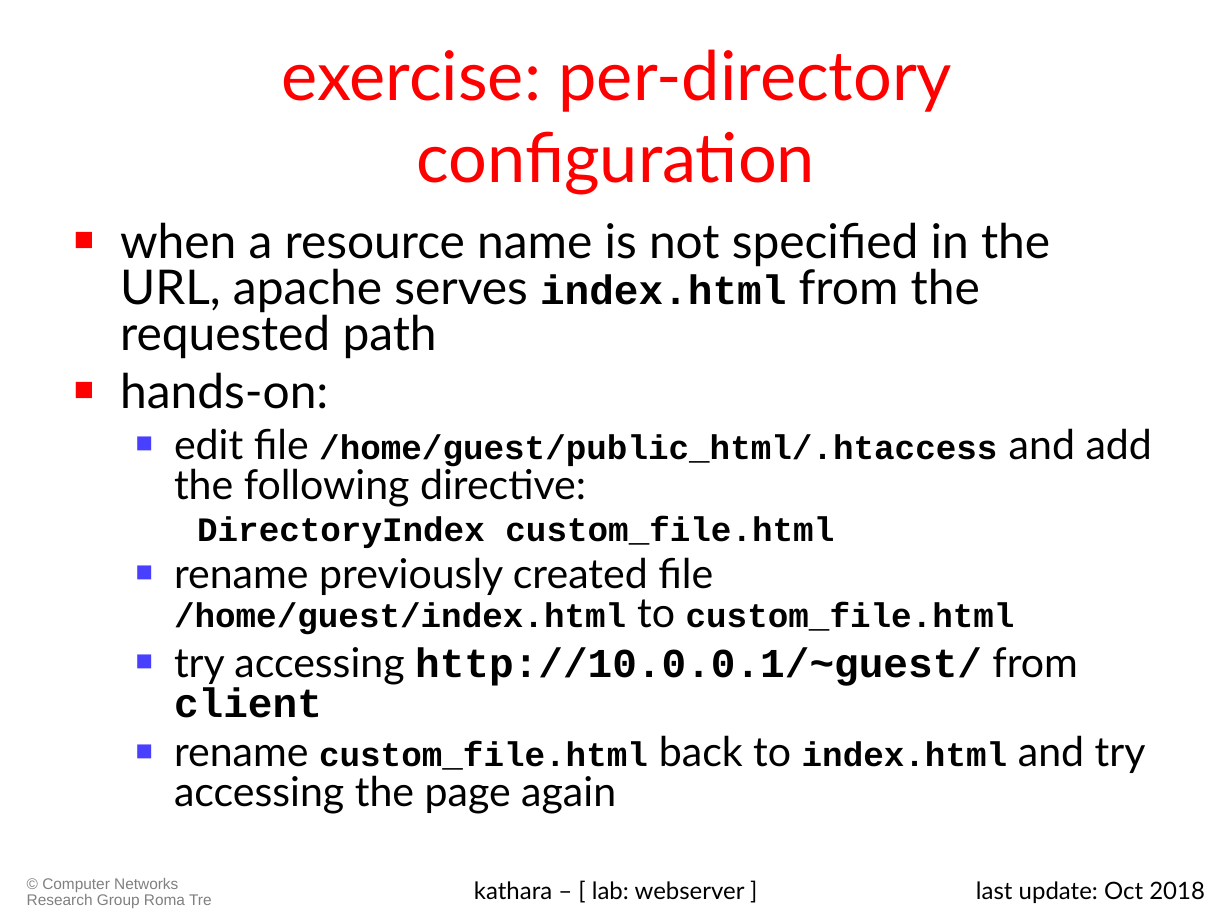
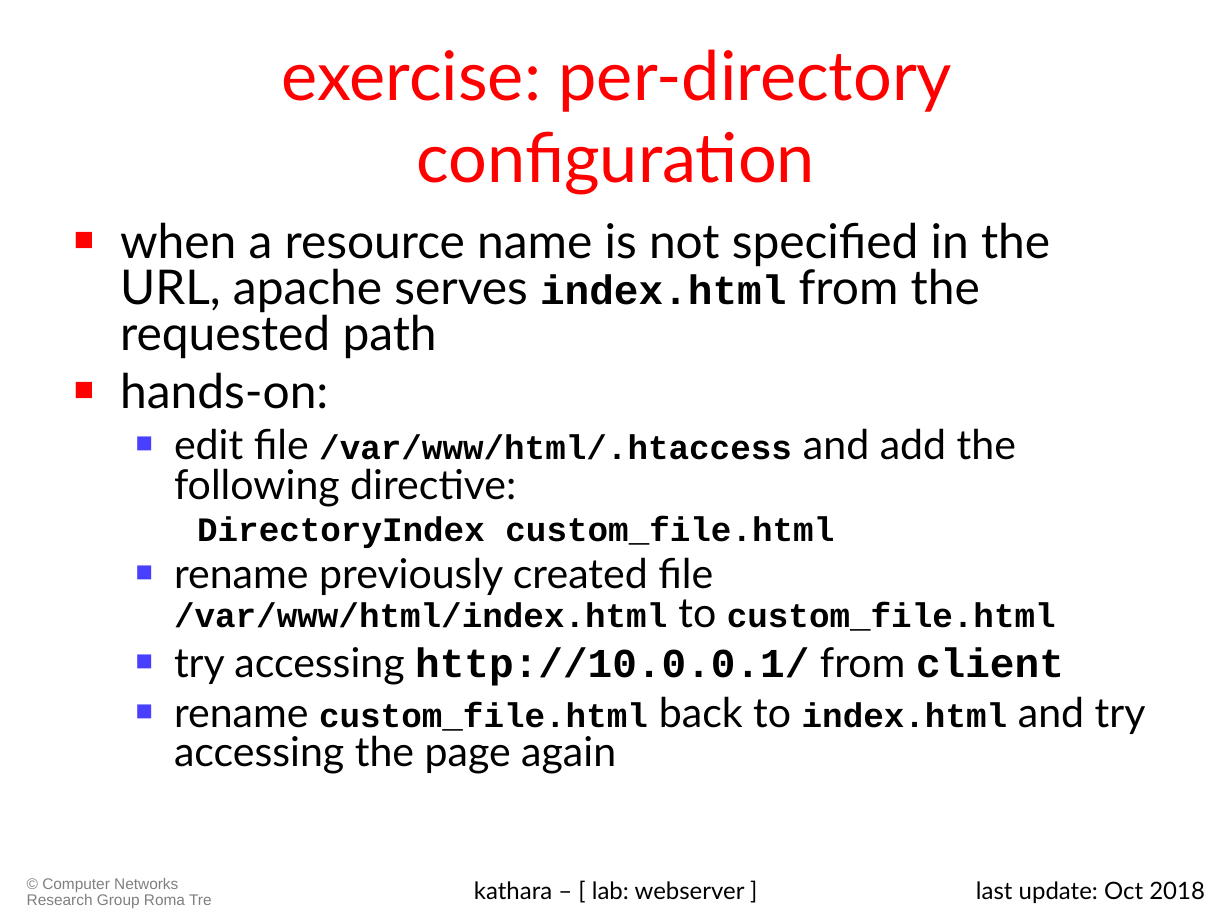
Before and after one commit to KatharaFramework/Kathara-Labs, a slide deck: slide 15 of Application Level/WebServer/008-kathara-lab_webserver.ppt (slide 17 before the commit). Drawn at 1232x924 pixels with LibreOffice and Linux fonts; fonts in the diff are those of the drawing. Boxes give left, top, right and bottom in pixels: in the first picture for what was removed or moved away, otherwise in the second. Text is boxed around its words. In the diff, an @@ line names an element or a change of style, - is before the commit and + after.

```diff
--- a/Application Level/WebServer/008-kathara-lab_webserver.ppt
+++ b/Application Level/WebServer/008-kathara-lab_webserver.ppt
@@ text at (174,428,1016,507): text changed @@
-  ■ edit file /home/guest/public_html/.htaccess and add the following directive:
+  ■ edit file /var/www/html/.htaccess and add the following directive:
@@ text at (174,557,1064,686): text changed @@
-  ■ rename previously created file /home/guest/index.html to custom_file.html
-  ■ try accessing http://10.0.0.1/~guest/ from client
+  ■ rename previously created file /var/www/html/index.html to custom_file.html
+  ■ try accessing http://10.0.0.1/ from client
```
Also in this commit, not shown: 3 other slides changed, 2 slides removed, 1 other file.
